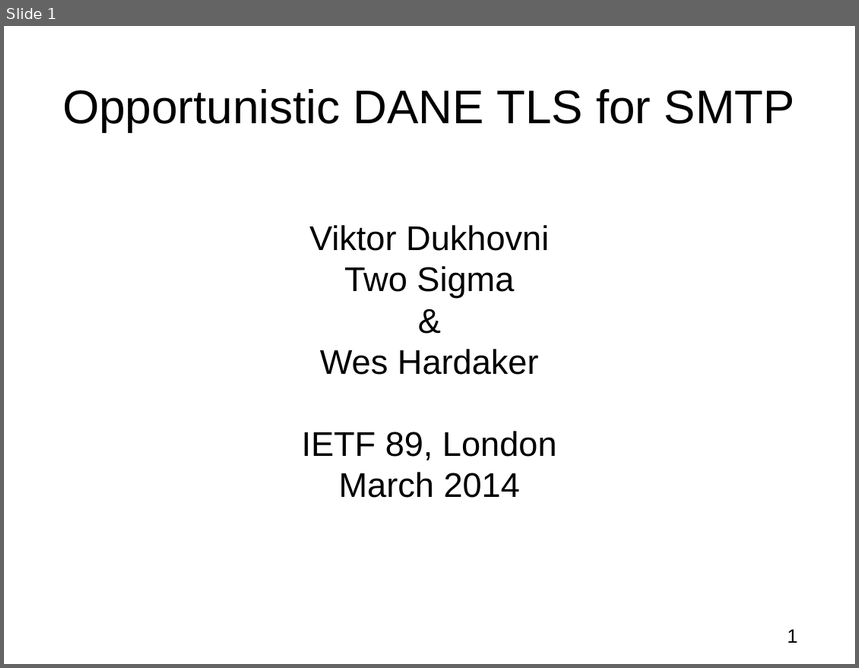
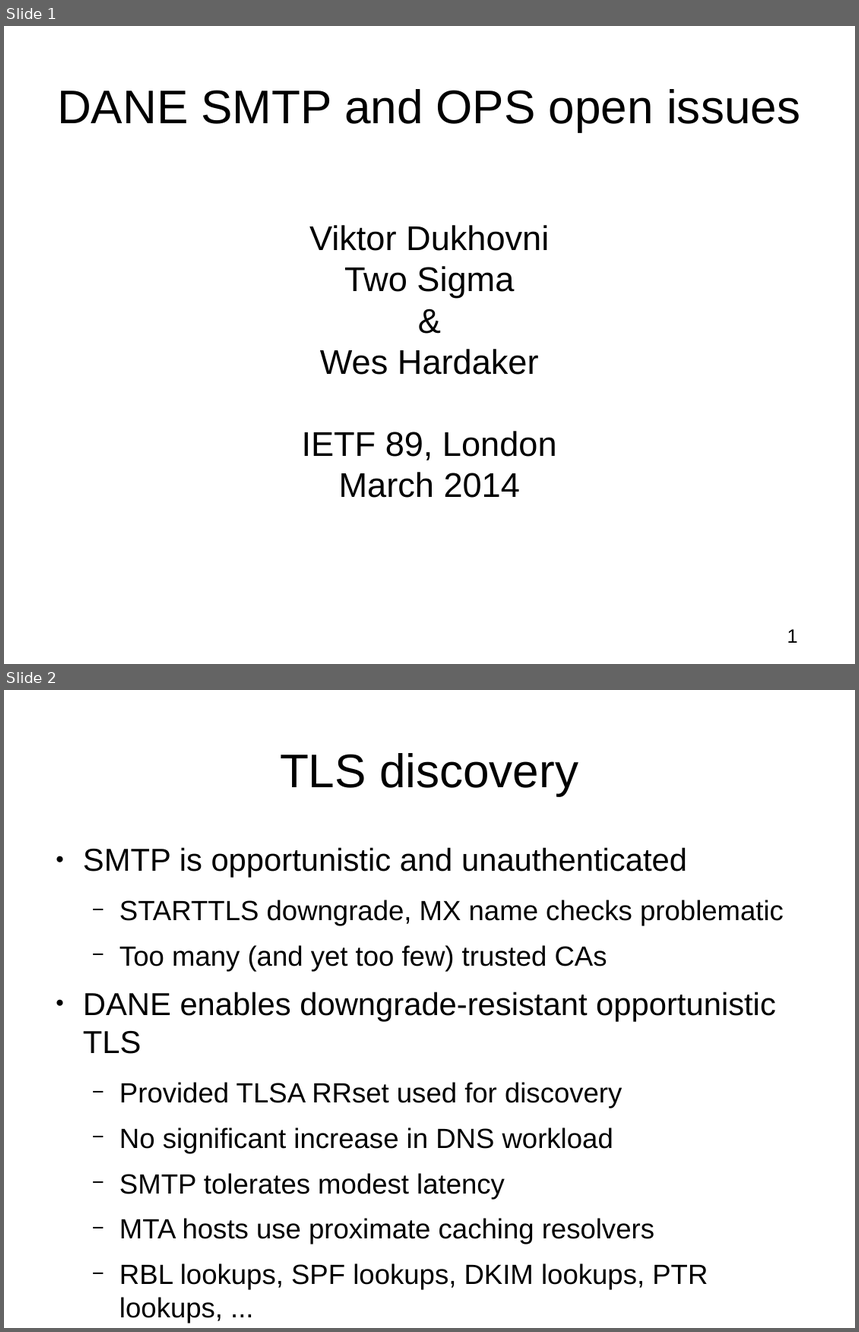
Before and after one commit to vdukhovni/ietf, a slide deck: DANE-SMTP.odp. Shown one above the other, each under a label of ours: slide 1 before the commit, slides 1 and 2 after it. The pictures are 859x668 and 859x1332 pixels, drawn with LibreOffice and Linux fonts; fonts in the diff are those of the drawing. Boxes give left, top, right and bottom in pixels: in the first picture for what was removed or moved away, otherwise in the second. Text is boxed around its words. In the diff, an @@ line names an element or a change of style, - is before the commit and + after.

```diff
--- a/DANE-SMTP.odp
+++ b/DANE-SMTP.odp
@@ slide 2 added at (4, 690, 855, 1328), background #FFFFFF @@
@@ title added at (280, 753, 579, 796), 44 pt, text #000000 @@
+TLS discovery
@@ text added at (83, 847, 784, 1324), 25.9 pt, text #000000 @@
+● SMTP is opportunistic and unauthenticated
+  − STARTTLS downgrade, MX name checks problematic
+  − Too many (and yet too few) trusted CAs
+● DANE enables downgrade-resistant opportunistic TLS
+  − Provided TLSA RRset used for discovery
+  − No significant increase in DNS workload
+  − SMTP tolerates modest latency
+  − MTA hosts use proximate caching resolvers
+  − RBL lookups, SPF lookups, DKIM lookups, PTR lookups, ...
@@ slide 1 changed as well @@
@@ title at (57, 89, 800, 132): text changed @@
-Opportunistic DANE TLS for SMTP
+DANE SMTP and OPS open issues
```
Also in this commit, not shown: 4 other slides changed, 2 other slides added, 2 slides removed.
